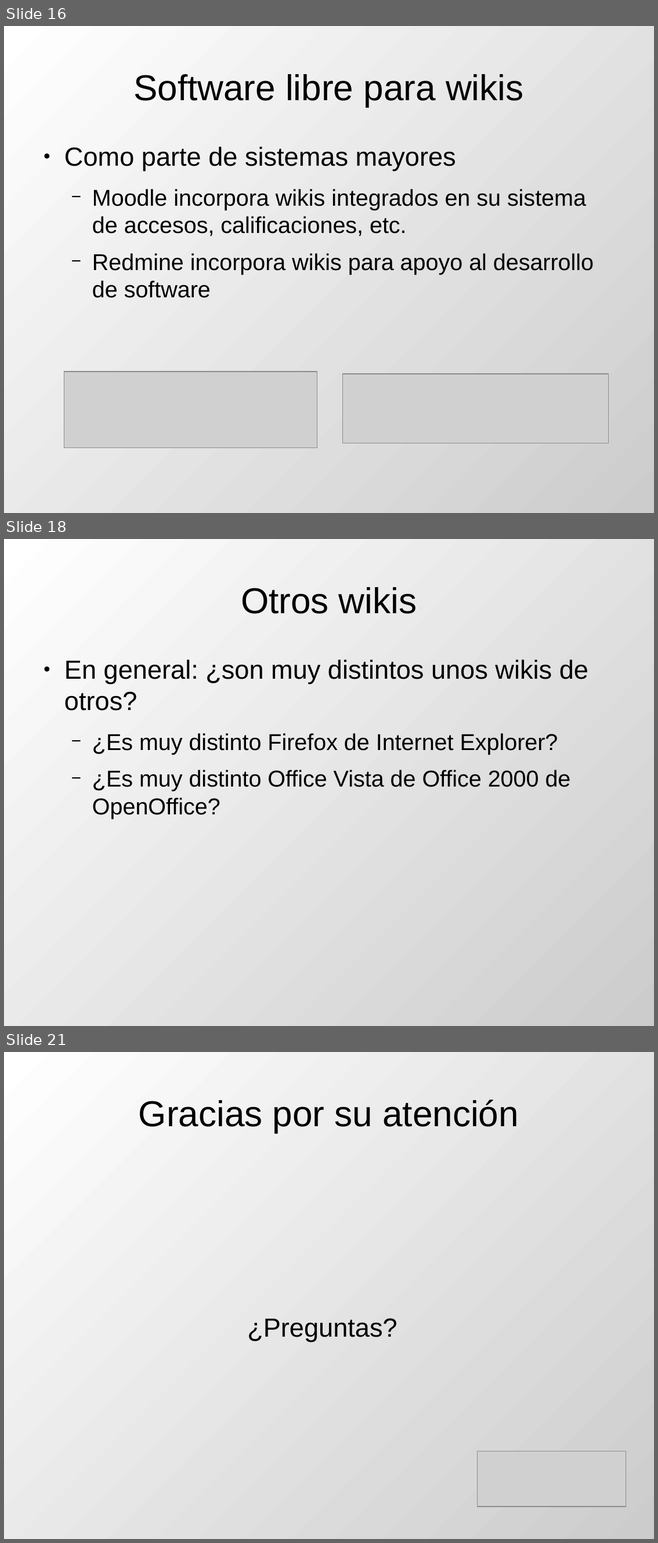
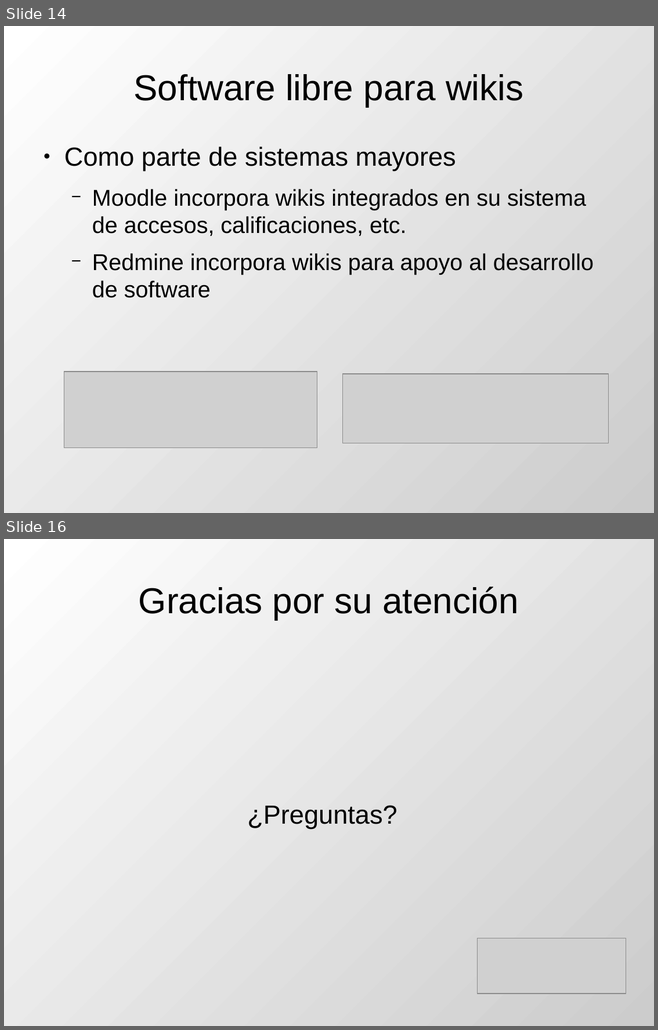
Before and after one commit to DrPantera/wikis4education, a slide deck: uca-2013_07/tema-1-Introduccion.odp. Shown one above the other, each under a label of ours: slides 16, 18 and 21 before the commit, slides 14 and 16 after it; the slides between them are not shown. The pictures are 658x1543 and 658x1030 pixels, drawn with LibreOffice and Linux fonts; fonts in the diff are those of the drawing; grey boxes stand for pictures. Boxes give left, top, right and bottom in pixels: in the first picture for what was removed or moved away, otherwise in the second. Text is boxed around its words. In the diff, an @@ line names an element or a change of style, - is before the commit and + after.

```diff
--- a/uca-2013_07/tema-1-Introduccion.odp
+++ b/uca-2013_07/tema-1-Introduccion.odp
@@ slide 18 removed at (4, 539, 654, 1026), background gradient #FFFFFF to #CCCCCC @@
@@ title removed at (241, 587, 416, 614) @@
-Otros wikis
@@ text removed at (64, 660, 588, 819) @@
-● En general: ¿son muy distintos unos wikis de otros?
-  − ¿Es muy distinto Firefox de Internet Explorer?
-  − ¿Es muy distinto Office Vista de Office 2000 de OpenOffice?
@@ what was slide 16 is now slide 14 @@
@@ what was slide 21 is now slide 16 @@
```
Also in this commit, not shown: 8 slides changed, 4 other slides removed, 2 other files.
